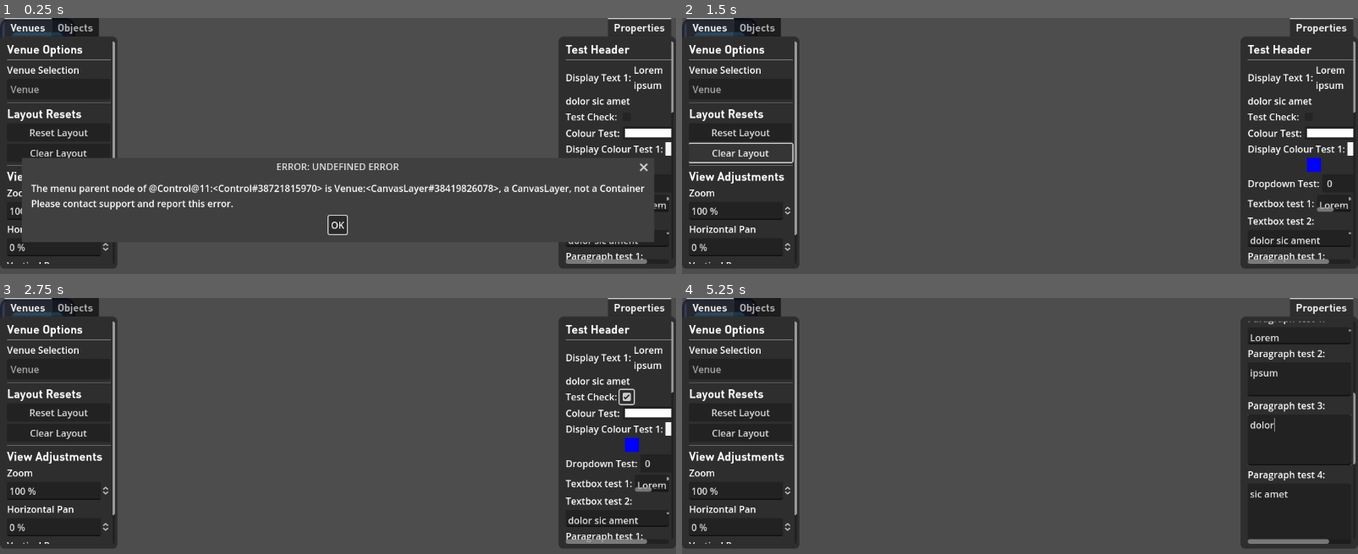
Above: before the commit, frames 1-4 (two rows, left to right).
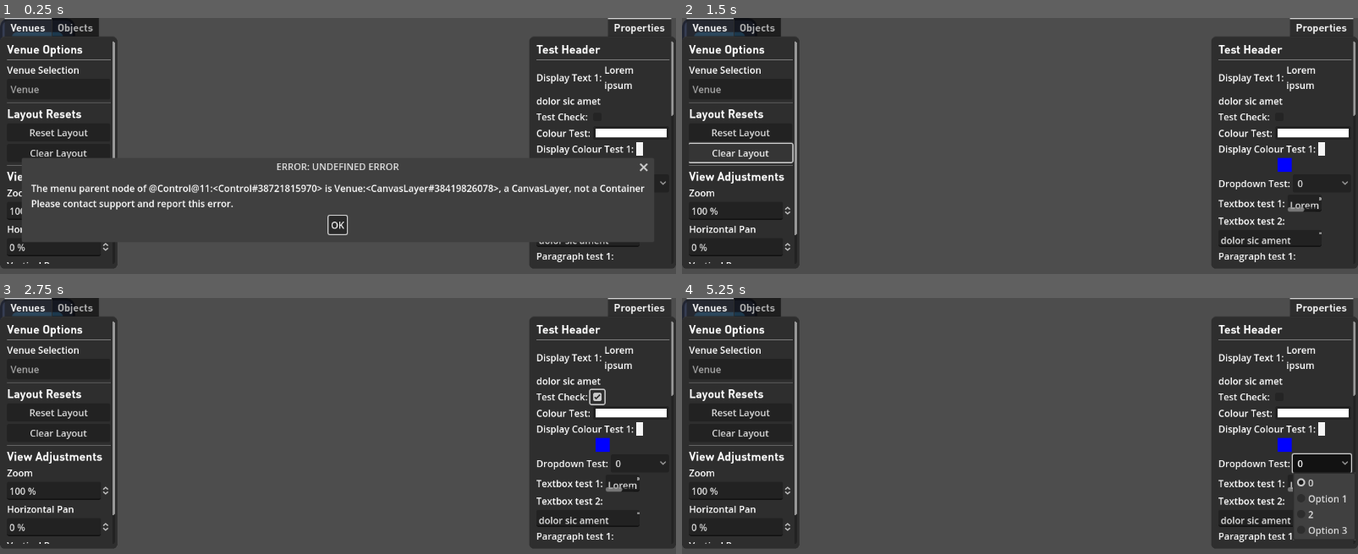
Above: after the commit, the same moments.

Repository: NeptunesOrca/Barcino
Game: Godot game, scene res://main.tscn
The game is run twice, just before and just after one commit, with the same random seed, the same clock (stepped at 60 frames per second) and the same inputs. The project has no main scene, so this scene is started directly. The engine's default icon, where the game draws it, is replaced by a stand-in: a white triangle on a blue panel in a dark square.
Inputs (mouse positions are in pixels of both pictures, inside the frame that each line leads up to; where the layout moved, square brackets give the same spot in the first picture):
- Up to frame 1 (0.25 s): no input
- Up to frame 2 (1.5 s): click "OK" at 0.5 s; click "Clear Layout" at 1.25 s
- Up to frame 3 (2.75 s): click (594, 397) [628, 397] at 2 s
- Up to frame 4 (5.25 s): click "0" at 2.75 s; click "Clear Layout" at 3.5 s; click (1276, 397) at 4.27 s; click (1324, 464) at 5 s, where only the run after the commit has a clickable "0"

The runs differ from the first frame. In frame 1, 4.4% of the frame differs, in the area x 78-100%, y 7-98%; in frame 2, 6.9%; in frame 3, 7.0%; in frame 4, 8.9%.

Commit message:
Changed behaviour of SliderProperty.ticks and SliderPropertyField to be total divisions of (min to max) instead of internal tick marks to be more intuitive Also messed around with the selection menu's position a little bit

Diff:
--- a/Scripts/Properties/SliderProperty.gd
+++ b/Scripts/Properties/SliderProperty.gd
@@ -76,8 +76,8 @@
 	get:
 		return maximum
 
-## The number of [i]internal[/i] visible tick marks on the [HSlider] of the of the [SliderPropertyField]. This is the value used to decide [Slider.tick_count] of the [HSlider].
-## [br]The positions at either end of the slider (the [member Range.min_value] and [member Range.max_value] of the [HSlider]) are not included.
+## The number of divisions of the range of the [HSlider] of the of the [SliderPropertyField]. This is the value used to decide [Slider.tick_count] of the [HSlider], if one is not provided by the programmer.
+## [br]The positions at the [member Range.min_value] is not included.
 ## [br]When calculated automatically (i.e. as a result of [constant AUTO_TICKS], puts each tick at a position selectable by the user.
 ## [br]Defaults to [constant AUTO_TICKS], which automatically calculates the number of ticks that should be visible, using [member step]
 @export var ticks : int :
@@ -144,7 +144,7 @@
 	elif customticks == NO_TICKS:
 		pass #if we have noticks, no calculations required.
 	else :
-		ticks = customticks +1
+		ticks = customticks
 		# we adjust the step to match the ticks if the ticks are custom, but only if that isn't also custom
 		if (stepsize == DEFAULT_STEPSIZE):
 			var top = DEFAULT_MAXVAL
@@ -154,7 +154,6 @@
 			if (maximum != NO_MAXIMUM):
 				top = maximum
 			step = (maximum - minimum)/ticks
-			#ticks += 1 # this is to add on the ticks at the front and the back, GODOT is just weird like that
 			#TODO: check it still works this way
 	#endregion
 #endregion
--- a/Scripts/TestingSuite.gd
+++ b/Scripts/TestingSuite.gd
@@ -50,16 +50,16 @@
 	var paragraphTest4 = ParagraphEntryProperty.new("Paragraph test 4", "textCheck", "sic amet", 5) #TEST: passed Dec20/2024
 	var textTests = [textboxTest1, textboxTest2, paragraphTest1, paragraphTest2, paragraphTest3, paragraphTest4]
 
-	var numericTest1 = NumericEntryProperty.new("Numeric test 1", "numCheck", 0, NumericEntryProperty.NO_MINIMUM, NumericEntryProperty.NO_MAXIMUM, 0)
+	var numericTest1 = NumericEntryProperty.new("Numeric test 1", "numCheck", 0, NumericEntryProperty.NO_MINIMUM, NumericEntryProperty.NO_MAXIMUM, 0) #TEST: passed Dec20/2024
 	var numericTest2 = NumericEntryProperty.new("Numeric test 2", "numCheck", 0.5, 0, 1, 3, "Some prefix", "/post") #TEST: passed Dec20/2024
 	var numTests = [numericTest1, numericTest2]
 
 	var sliderTest1 = SliderProperty.new("Slider test 1", "numCheck", 0) #TEST: passed Dec20/2024
-	var sliderTest2 = SliderProperty.new("Slider test 2", "numCheck", 50, 0, 100) #TEST:
-	var sliderTest3 = SliderProperty.new("Slider test 3", "numCheck", 0, SliderProperty.DEFAULT_MINVAL, SliderProperty.DEFAULT_MAXVAL, 2) #TEST:
+	var sliderTest2 = SliderProperty.new("Slider test 2", "numCheck", 50, 0, 100) #TEST: passed Dec20/2024
+	var sliderTest3 = SliderProperty.new("Slider test 3", "numCheck", 0, SliderProperty.DEFAULT_MINVAL, SliderProperty.DEFAULT_MAXVAL, 2) #TEST: passed Dec20/2024
 	var sliderTest4 = SliderProperty.new("Slider test 4", "numCheck", 0, SliderProperty.DEFAULT_MINVAL, SliderProperty.DEFAULT_MAXVAL, SliderProperty.AUTO_TICKS, 25) #TEST: passed Dec20/2024
-	var sliderTest5 = SliderProperty.new("Slider test 5", "numCheck", 0, SliderProperty.DEFAULT_MINVAL, SliderProperty.DEFAULT_MAXVAL, SliderProperty.AUTO_TICKS, SliderProperty.DEFAULT_STEPSIZE, SliderProperty.MaxMinOverride.BOTH_OVER_AND_UNDER)
-	var sliderAdjusterTest = NumericEntryProperty.new("Change slider 5", "sliderAdjust", sliderTest5.defaultValue, NumericEntryProperty.NO_MINIMUM, NumericEntryProperty.NO_MAXIMUM, 1)
+	var sliderTest5 = SliderProperty.new("Slider test 5", "numCheck", 0, SliderProperty.DEFAULT_MINVAL, SliderProperty.DEFAULT_MAXVAL, SliderProperty.AUTO_TICKS, SliderProperty.DEFAULT_STEPSIZE, SliderProperty.MaxMinOverride.BOTH_OVER_AND_UNDER) #TEST: passed Dec20/2024
+	var sliderAdjusterTest = NumericEntryProperty.new("Change slider 5", "sliderAdjust", sliderTest5.defaultValue, NumericEntryProperty.NO_MINIMUM, NumericEntryProperty.NO_MAXIMUM, 1) #TEST: passed Dec20/2024
 	var sliderTests = [sliderTest1, sliderTest2, sliderTest3, sliderTest4, sliderTest5, sliderAdjusterTest]
 
 	var propertyTests = [staticTests, checkTests, colourTests, dropdownTests, textTests, numTests, sliderTests]
--- a/main.tscn
+++ b/main.tscn
@@ -206,14 +206,14 @@
 script = ExtResource("8_44xfp")
 
 [node name="SelectionMenu" type="TabContainer" parent="MenuCanvasLayer" node_paths=PackedStringArray("propertyStorage")]
-custom_minimum_size = Vector2(200, 30)
+custom_minimum_size = Vector2(250, 428)
 anchors_preset = 1
 anchor_left = 1.0
 anchor_right = 1.0
 offset_left = -200.0
 offset_bottom = 428.0
 grow_horizontal = 0
-size_flags_horizontal = 8
+size_flags_horizontal = 3
 size_flags_vertical = 0
 theme = ExtResource("2_yg8xr")
 tab_alignment = 2
